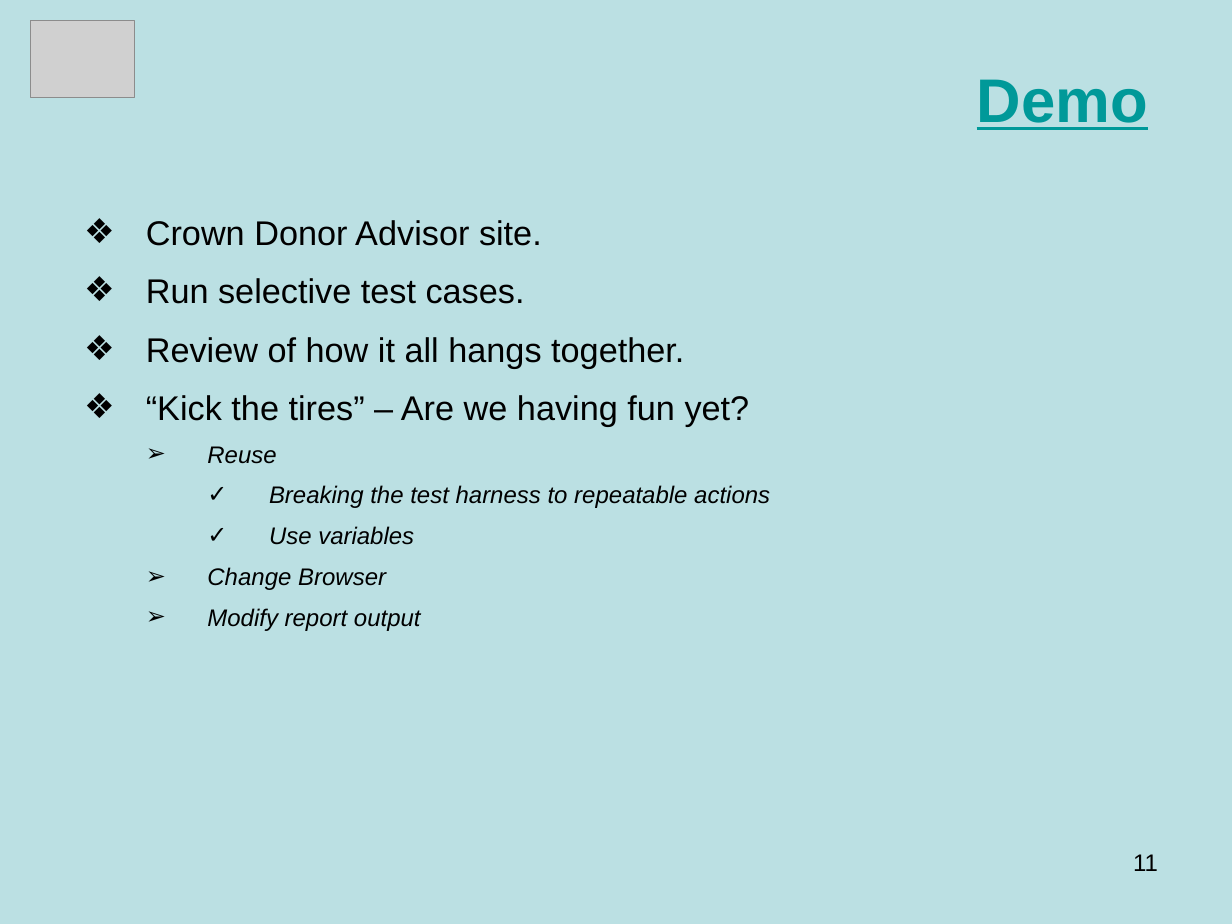
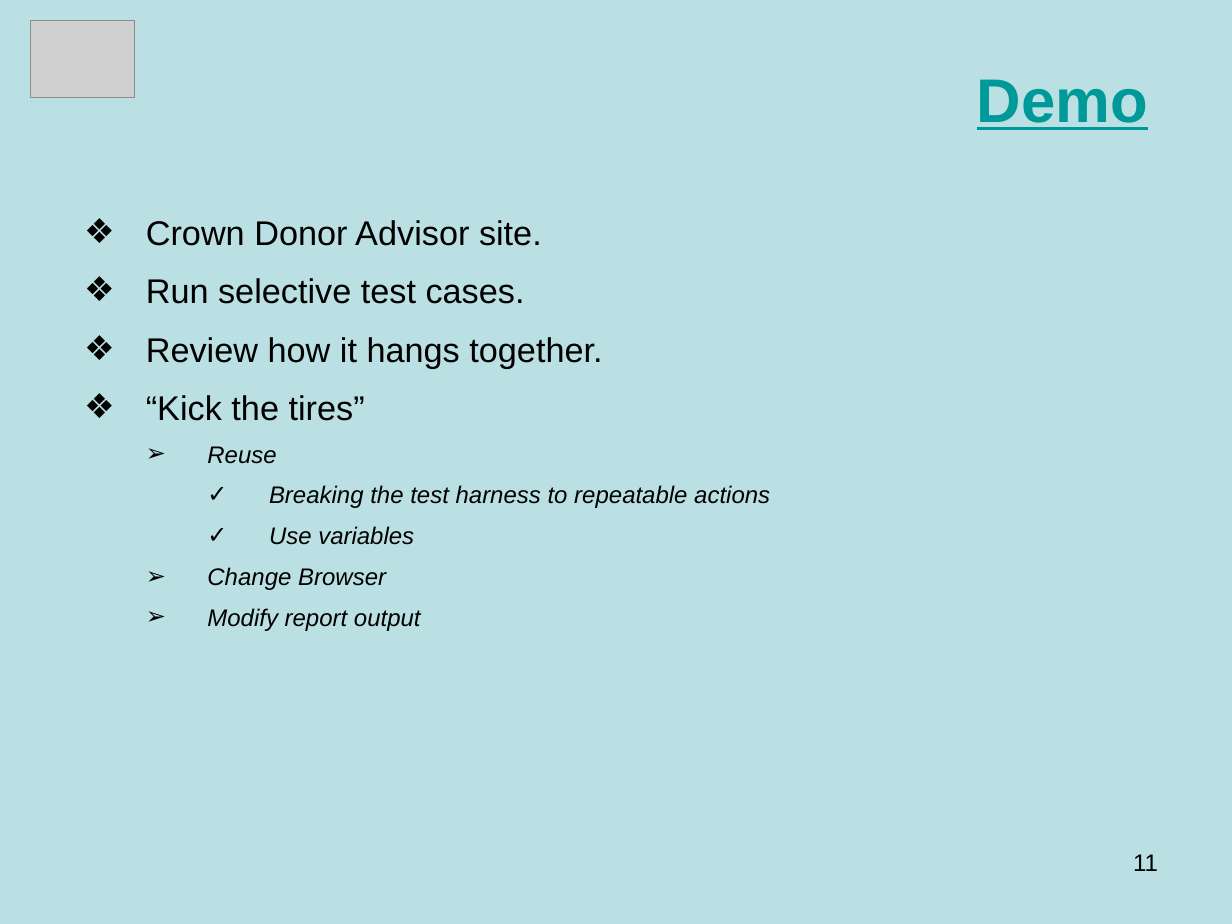
Before and after one commit to BeyMelamed/JavaDDT, a slide deck: slide 11 of DDT Selenium Java GA.pptx. Drawn at 1232x924 pixels with LibreOffice and Linux fonts; fonts in the diff are those of the drawing; grey boxes stand for pictures. Boxes give left, top, right and bottom in pixels: in the first picture for what was removed or moved away, otherwise in the second. Text is boxed around its words. In the diff, an @@ line names an element or a change of style, - is before the commit and + after.

```diff
--- a/DDT Selenium Java GA.pptx
+++ b/DDT Selenium Java GA.pptx
@@ text at box(146, 337, 602, 421): text changed @@
-❖ Review of how it all hangs together.
-❖ “Kick the tires” – Are we having fun yet?
+❖ Review how it hangs together.
+❖ “Kick the tires”
```
Also in this commit, not shown: 1 slide removed, 11 other files.
